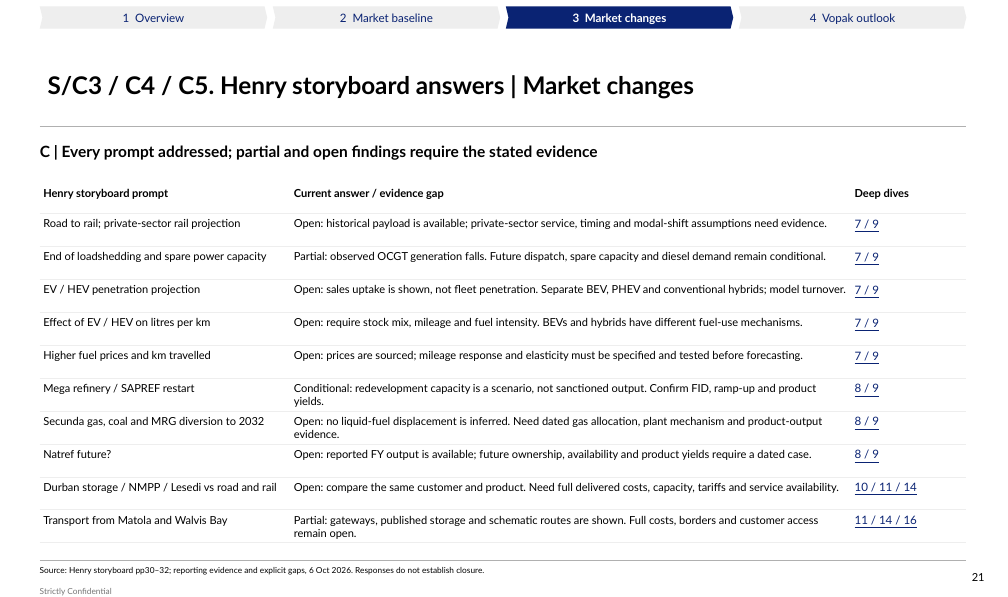
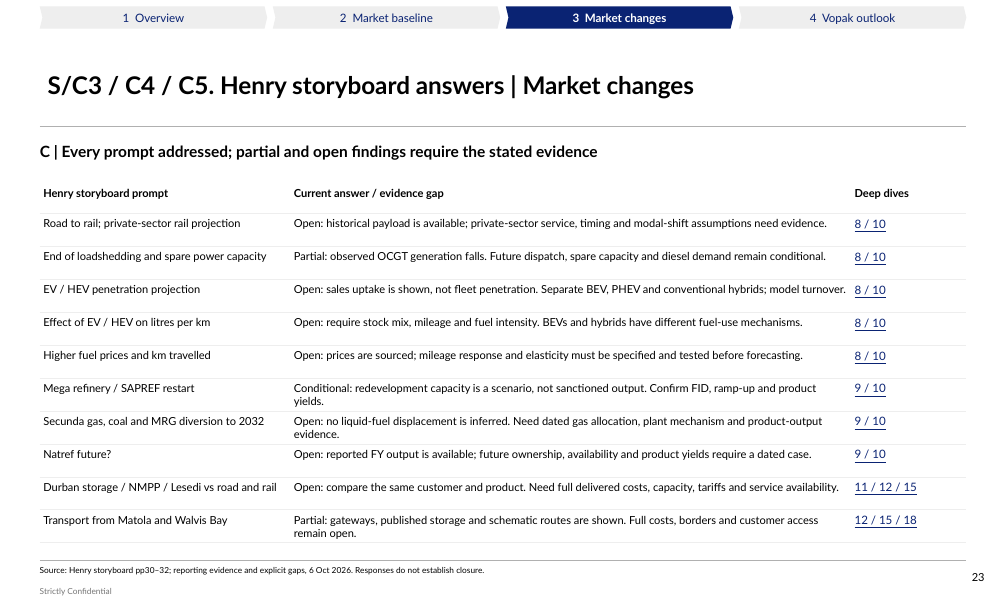
Before and after one commit to Africa-International-Advisors/liquid_fuels_model, a slide deck: slide 23 of pptx/output/delivered/Vopak_Week1_Convergence_2026_10_06.pptx (slide 21 before the commit). Drawn at 1008x597 pixels with LibreOffice and Linux fonts; fonts in the diff are those of the drawing; background and template pictures are left out. Boxes give left, top, right and bottom in pixels: in the first picture for what was removed or moved away, otherwise in the second. Text is boxed around its words. In the diff, an @@ line names an element or a change of style, - is before the commit and + after.

Commit message:
Align convergence story and client checkpoints to kickoff workplan

```diff
--- a/pptx/output/delivered/Vopak_Week1_Convergence_2026_10_06.pptx
+++ b/pptx/output/delivered/Vopak_Week1_Convergence_2026_10_06.pptx
@@ table at [40,183,967,543] @@
-row 2, column 3: 7 / 9
+row 2, column 3: 8 / 10
-row 3, column 3: 7 / 9
+row 3, column 3: 8 / 10
-row 4, column 3: 7 / 9
+row 4, column 3: 8 / 10
-row 5, column 3: 7 / 9
+row 5, column 3: 8 / 10
-row 6, column 3: 7 / 9
+row 6, column 3: 8 / 10
-row 7, column 3: 8 / 9
+row 7, column 3: 9 / 10
-row 8, column 3: 8 / 9
+row 8, column 3: 9 / 10
-row 9, column 3: 8 / 9
+row 9, column 3: 9 / 10
-row 10, column 3: 10 / 11 / 14
+row 10, column 3: 11 / 12 / 15
-row 11, column 3: 11 / 14 / 16
+row 11, column 3: 12 / 15 / 18
@@ page number at [972,573,985,581]: text changed @@
-21
+23
```
Also in this commit, not shown: 11 other slides changed, 2 slides added, 15 other files.
